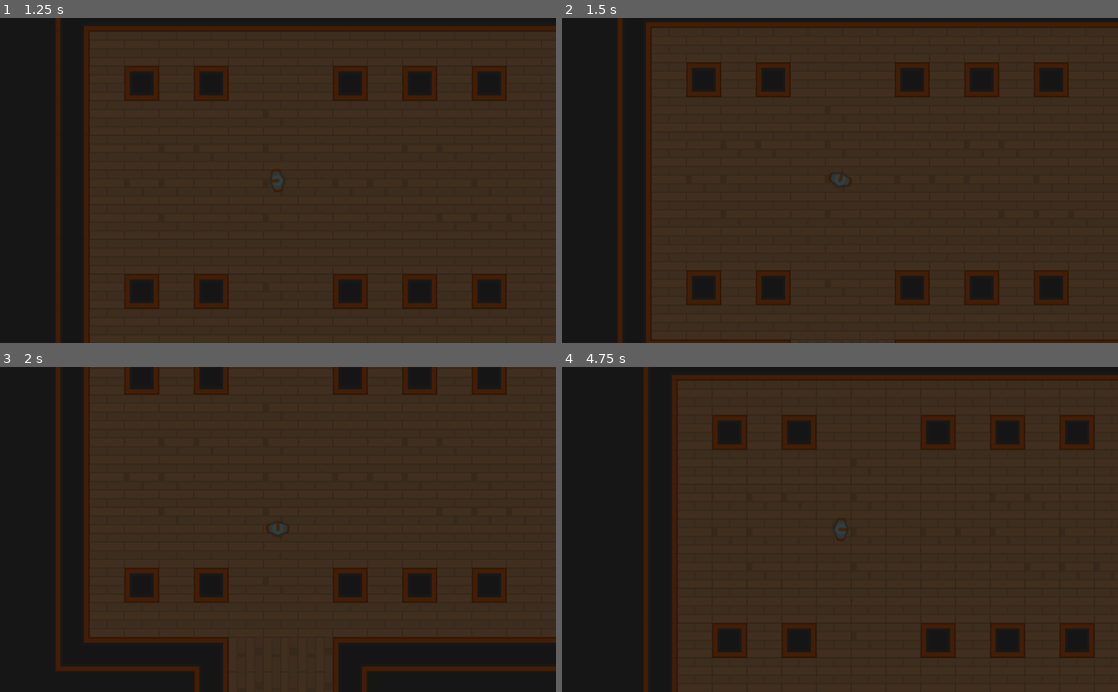
Above: before the commit, frames 1-4 (two rows, left to right).
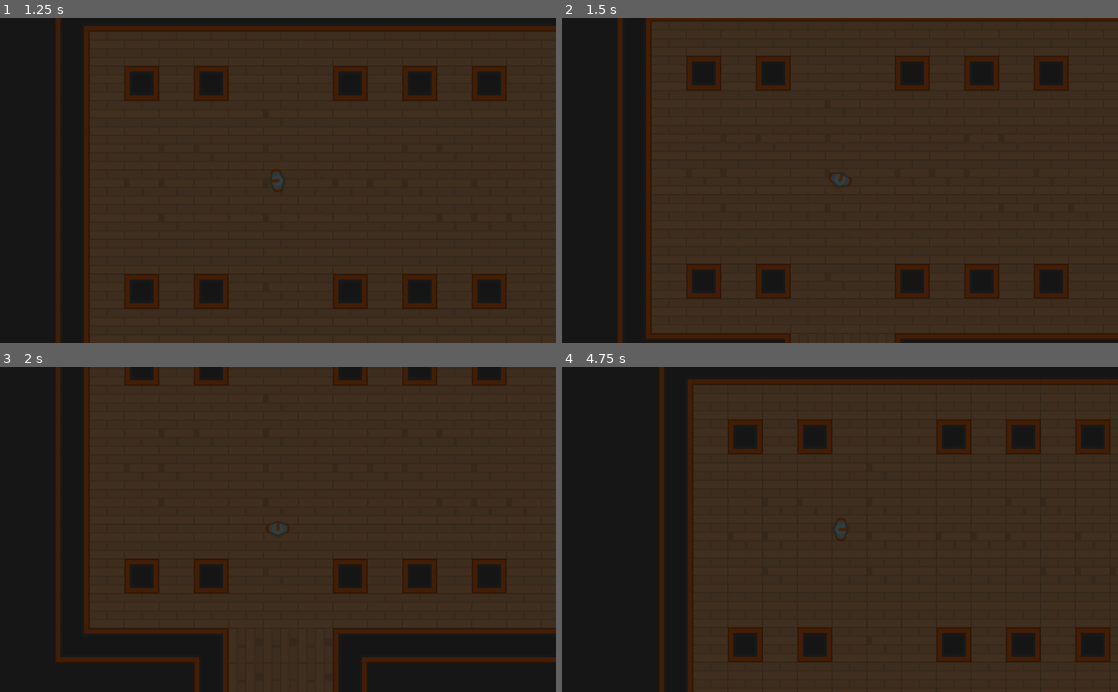
Above: after the commit, the same moments.

Repository: CharlExMachina/lab-escape
Game: Godot game, scene res://levels/TemplateLevel.tscn
Two runs of this game, one before a commit and one after it. Both use one fixed random seed, a clock stepped at 60 frames per second and the inputs below.
Inputs (mouse positions are in pixels of both pictures, inside the frame that each line leads up to):
- Up to frame 1 (1.25 s): tap Enter at 0.5 s; move the mouse to (400, 164) at 0.52 s; hold D (move_right) from 0.53 s (still down); hold Right mouse button (aim) from 0.53 s (still down)
- Up to frame 2 (1.5 s): tap Space at 1.25 s; move the mouse to (728, 196) at 1.27 s; release D (move_right) at 1.28 s; release Right mouse button (aim) at 1.28 s; hold S (move_down) from 1.28 s (still down); right-click (728, 196) at 1.35 s
- Up to frame 3 (2 s): keep holding S (move_down)
- Up to frame 4 (4.75 s): move the mouse to (895, 458) at 2.02 s; release S (move_down) at 2.03 s; hold D (move_right) 2.03-2.78 s; hold Right mouse button (aim) 2.03-2.78 s; tap E (toggle_light) at 2.1, 4.35 s; tap Enter at 2.75 s; move the mouse to (812, 594) at 2.77 s; hold W (move_up) 2.78-3.53 s; right-click (812, 594) at 2.85 s; move the mouse to (1006, 578) at 3.52 s; hold Right mouse button (aim) 3.53-4.28 s; hold A (move_left) from 3.53 s (still down); tap Space at 4.25 s; move the mouse to (673, 480) at 4.27 s; right-click (673, 480) at 4.55 s

Frame 1 is identical in both runs. In frame 2, 5.5% of the frame differs, in the area x 15-100%, y 0-100%; in frame 3, 6.8%; in frame 4, 12%, in the area x 14-100%, y 0-100%.

Commit message:
Player movement now done with curves

Diff:
--- a/Lab Escape/Player.gd
+++ b/Lab Escape/Player.gd
@@ -3,6 +3,7 @@
 var motion = Vector2()
 var is_aiming = false
 var regained_movement = true
+var curr_speed = 0
 
 onready var sprite = $Sprite
 
@@ -11,31 +12,19 @@
 	handle_movement()
 
 func update_movement():
-	if Input.is_action_pressed("move_up") and not Input.is_action_pressed("move_down"):
-		motion.y = clamp(motion.y - SPEED, -MAX_SPEED, 0)
-		regained_movement = true
-	elif Input.is_action_pressed("move_down") and not Input.is_action_pressed("move_up"):
-		motion.y = clamp(motion.y + SPEED, 0, MAX_SPEED)
+	var inputVector = Vector2.ZERO
+
+	inputVector.x = Input.get_action_strength("move_right") - Input.get_action_strength("move_left")
+	inputVector.y = Input.get_action_strength("move_down") - Input.get_action_strength("move_up")
+
+	if inputVector.x != 0 or inputVector.y != 0:
+		curr_speed += SPEED
 		regained_movement = true
 	else:
-		motion.y = lerp(motion.y, 0, INTERPOLATE)
+		curr_speed = lerp(curr_speed, 0, INTERPOLATE)
+		regained_movement = false
 
-	if Input.is_action_pressed("move_left") and not Input.is_action_pressed("move_right"):
-		motion.x = clamp(motion.x - SPEED, -MAX_SPEED, 0)
-		regained_movement = true
-	elif Input.is_action_pressed("move_right") and not Input.is_action_pressed("move_left"):
-		motion.x = clamp(motion.x + SPEED, 0, MAX_SPEED)
-		regained_movement = true
-	else:
-		motion.x = lerp(motion.x, 0, INTERPOLATE)
-
-	# Reduces diagonal speed
-	if Input.is_action_pressed("move_down") and Input.is_action_pressed("move_right") or Input.is_action_pressed("move_down") and Input.is_action_pressed("move_left"):
-		motion.x = motion.x / 1.13 # It's hardcoded and it looks terrible but it works, so, whatever ¯\_(ツ)_/¯
-		motion.y = motion.y / 1.13
-	elif Input.is_action_pressed("move_up") and Input.is_action_pressed("move_right") or Input.is_action_pressed("move_up") and Input.is_action_pressed("move_left"):
-		motion.x = motion.x / 1.13
-		motion.y = motion.y / 1.13
+	motion = inputVector.normalized() * acceleration.interpolate(curr_speed / MAX_SPEED) * MAX_SPEED
 
 func handle_movement():
 	if not is_aiming:
--- a/Lab Escape/characters/Player.tscn
+++ b/Lab Escape/characters/Player.tscn
@@ -6,8 +6,13 @@
 [ext_resource path="res://characters/EyesLight.tscn" type="PackedScene" id=4]
 [ext_resource path="res://characters/EyesLight.gd" type="Script" id=5]
 
+[sub_resource type="Curve" id=1]
+_data = [ Vector2( 0, 0.1 ), 0.0, 0.211628, 0, 0, Vector2( 1, 1 ), 0.0, 0.0, 0, 0 ]
+
 [node name="Player" instance=ExtResource( 2 )]
 script = ExtResource( 1 )
+acceleration = SubResource( 1 )
+SPEED = 30.0
 
 [node name="Sprite" parent="." index="0"]
 texture = ExtResource( 3 )
--- a/Lab Escape/characters/TemplateCharacter.gd
+++ b/Lab Escape/characters/TemplateCharacter.gd
@@ -1,5 +1,7 @@
 extends KinematicBody2D
 
-const SPEED = 20
+export(Curve) var acceleration
+export (float) var SPEED = 20
+
 const MAX_SPEED = 200
 const INTERPOLATE = 0.3 # for when the player stops
Not shown: 1 places in Lab Escape/characters/Player.tscn that only renumber resources
